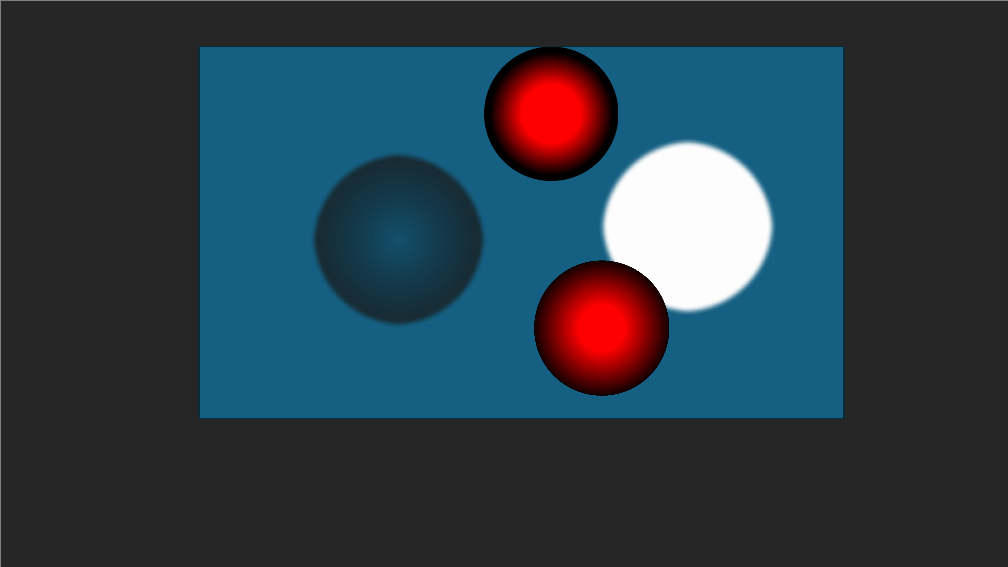
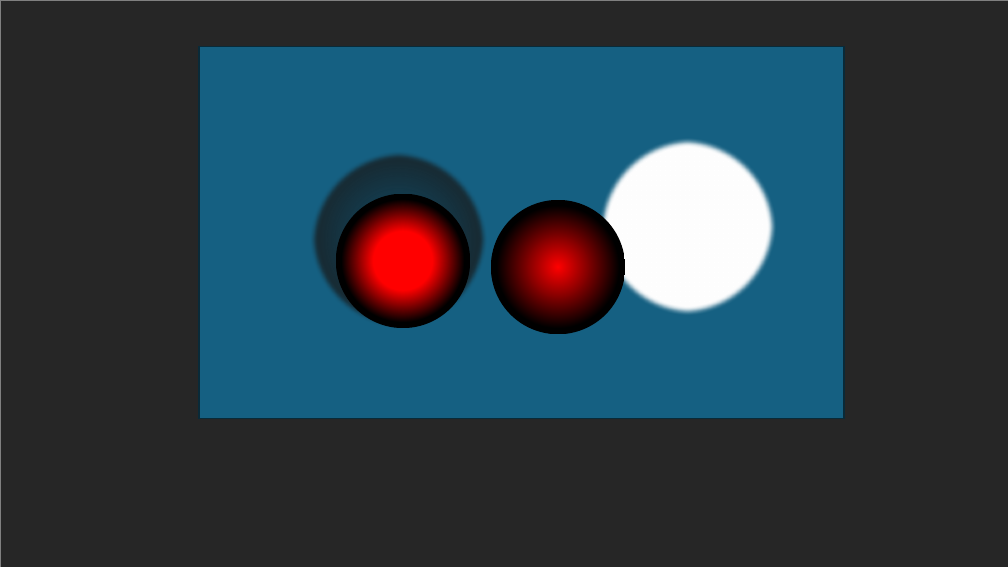
Before and after one commit to DDDpega/Guiding-Light, a slide deck: slide 4 of 素材.pptx. Drawn at 1008x567 pixels with LibreOffice and Linux fonts; fonts in the diff are those of the drawing. Boxes give left, top, right and bottom in pixels: in the first picture for what was removed or moved away, otherwise in the second. Text is boxed around its words. In the diff, an @@ line names an element or a change of style, - is before the commit and + after.

```diff
--- a/素材.pptx
+++ b/素材.pptx
@@ ellipse: place and size @@
-ellipse at bbox=[484, 47, 619, 181]
+ellipse at bbox=[336, 194, 470, 328]
@@ ellipse: place and size @@
-ellipse at bbox=[535, 261, 669, 395]
+ellipse at bbox=[491, 200, 625, 334]
```
Also in this commit, not shown: 1 slide added, 1 slide removed, 13 other files.
